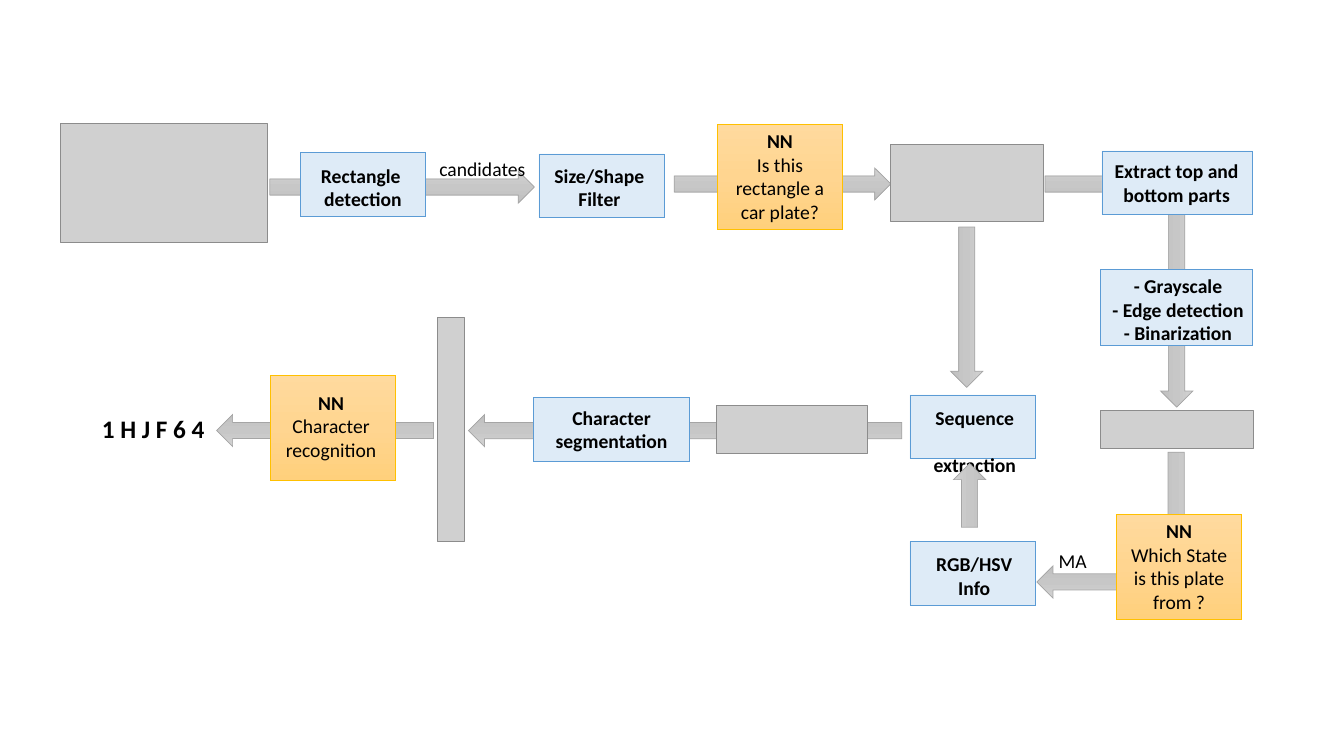
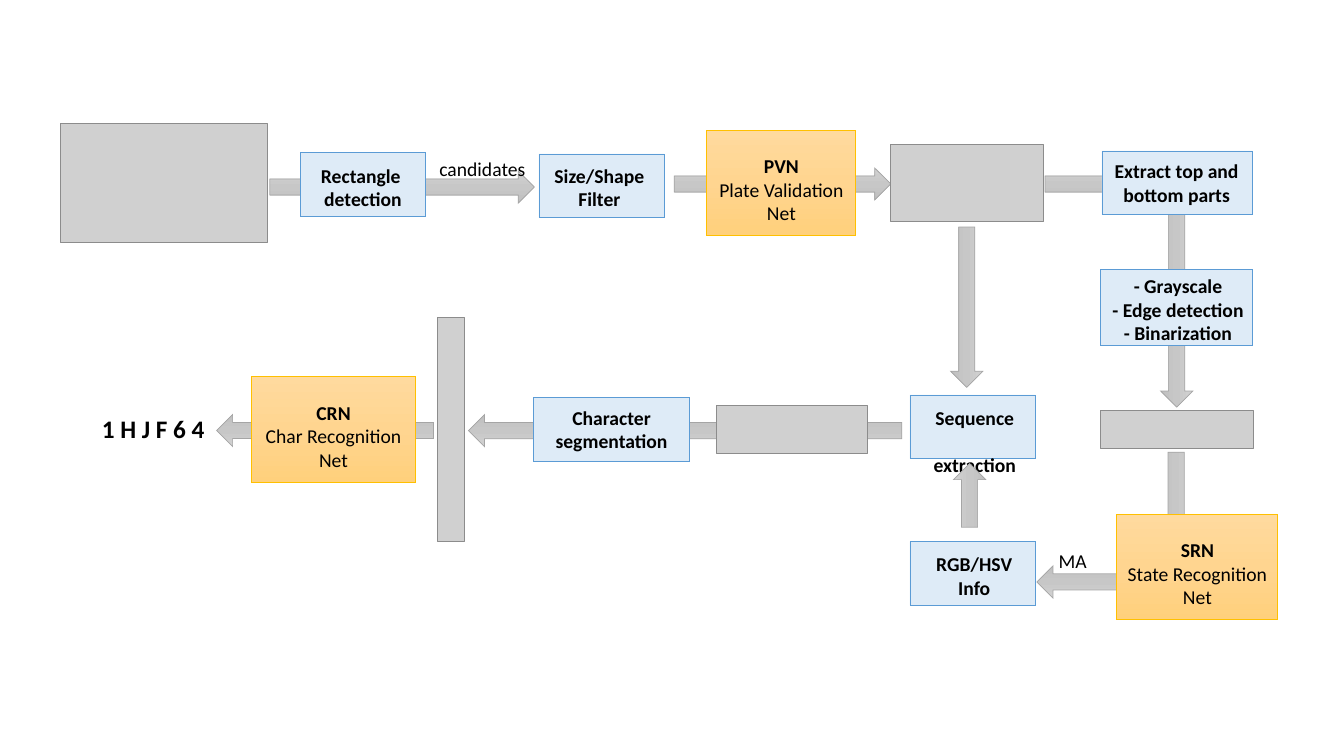
Before and after one commit to alexliuhust/ADL_Final, a slide deck: slide 1 of Flow Chart.pptx. Drawn at 1344x756 pixels with LibreOffice and Linux fonts; fonts in the diff are those of the drawing; grey boxes stand for pictures. Boxes give left, top, right and bottom in pixels: in the first picture for what was removed or moved away, otherwise in the second. Text is boxed around its words. In the diff, an @@ line names an element or a change of style, - is before the commit and + after.

```diff
--- a/Flow Chart.pptx
+++ b/Flow Chart.pptx
@@ rectangle: place and size @@
-rectangle at <box>718,124,843,229</box>
+rectangle at <box>706,130,855,235</box>
@@ text removed at <box>736,135,824,222</box> @@
-NN
-Is this rectangle a car plate?
@@ text added at <box>719,160,844,220</box>, 14 pt, text #000000 @@
+PVN
+Plate Validation Net
@@ rectangle: place and size @@
-rectangle at <box>270,375,395,480</box>
+rectangle at <box>251,377,415,482</box>
@@ text at <box>266,407,401,467</box>: text changed @@
-NN
-Character recognition
+CRN
+Char Recognition Net
@@ rectangle: place and size @@
-rectangle at <box>1116,514,1241,619</box>
+rectangle at <box>1116,514,1277,619</box>
@@ text removed at <box>1131,525,1227,609</box> @@
-NN
-Which State is this plate from ?
@@ text added at <box>1128,544,1267,604</box>, 14 pt, text #000000 @@
+SRN
+State Recognition Net
```
Also in this commit, not shown: 9 other files.
